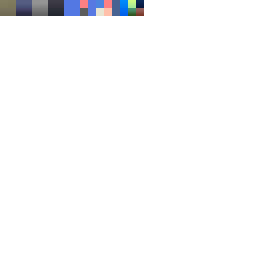
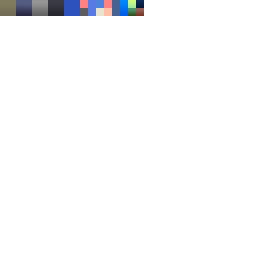
Comparing the layer stacks of the two 256×256 images. Changes:
painted on "Enemy" over (64, 0, 80, 16)
